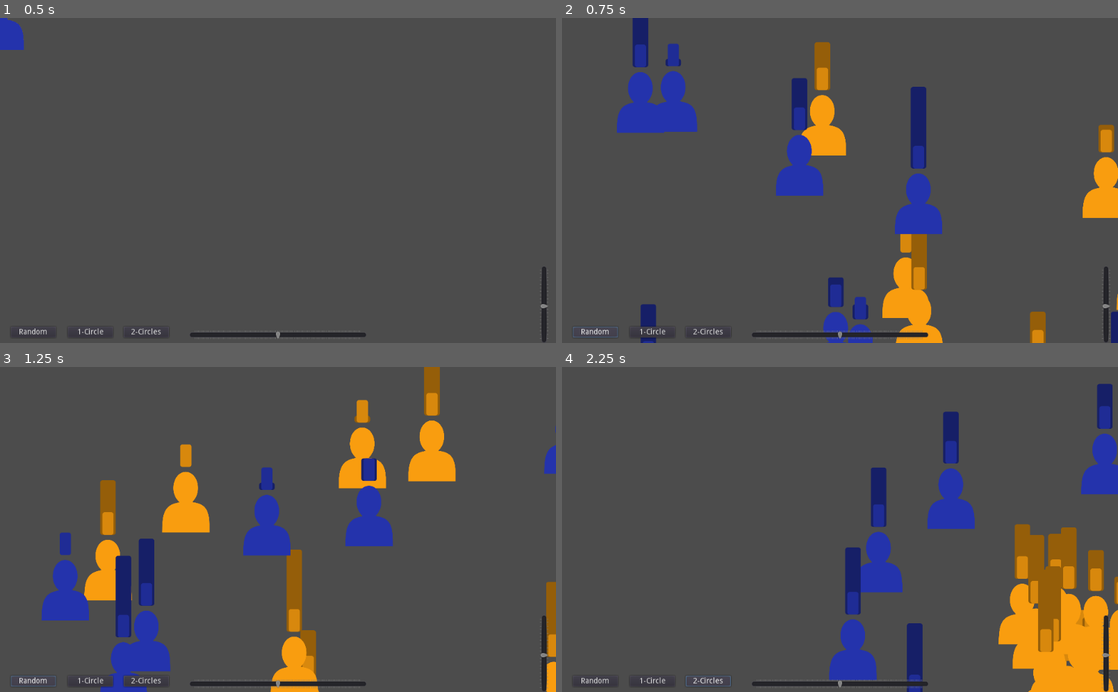
Above: before the commit, frames 1-4 (two rows, left to right).
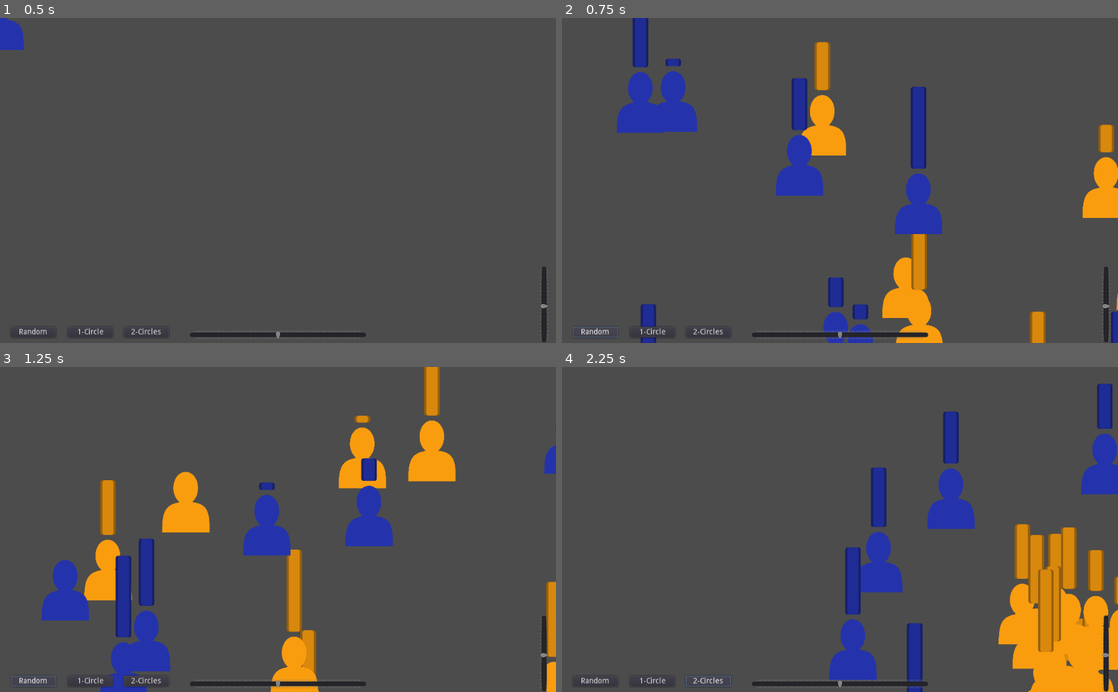
Above: after the commit, the same moments.

Repository: Maaack/Supply-and-Demand-Simulator
Game: Godot game, scene res://Scenes/Main/Main.tscn
Two runs of this game, one before a commit and one after it. Both use one fixed random seed, a clock stepped at 60 frames per second and the inputs below.
Inputs:
- Up to frame 1 (0.5 s): no input
- Up to frame 2 (0.75 s): click "Random" at 0.5 s
- Up to frame 3 (1.25 s): no input
- Up to frame 4 (2.25 s): click "1-Circle" at 1.25 s; click "2-Circles" at 2 s

Frame 1 is identical in both runs. In frame 2, 1.8% of the frame differs, in the area x 13-100%, y 0-100%; in frame 3, 2.2%; in frame 4, 2.7%, in the area x 51-100%, y 5-96%.

Commit message:
INIT-03: Starts the actual simulating. Adds current price point and updates after each transaction.

Diff:
--- a/Scenes/Characters/BaseCharacter.gd
+++ b/Scenes/Characters/BaseCharacter.gd
@@ -13,6 +13,7 @@
 
 var character_role : int
 var price_point : float
+var current_price_point : float
 var home_position : Vector2
 
 func set_home(position : Vector2):
@@ -35,6 +36,10 @@
 	price_point = value
 	basic_bar_ui.set_base(price_point)
 
+func set_current_price_point(value : float):
+	current_price_point = value
+	basic_bar_ui.set_current(current_price_point)
+
 func move_to(new_position : Vector2, time_to : float = 1.0):
 	if $Tween.is_active():
 		$Tween.stop_all()
--- a/Scenes/UI/BasicBar/DoubleBarUI/DoubleBarUI.gd
+++ b/Scenes/UI/BasicBar/DoubleBarUI/DoubleBarUI.gd
@@ -3,8 +3,8 @@
 
 onready var progress_bar_2_node = $Node2D/ProgressBar2
 
-func set_current(base : float):
-	progress_bar_2_node.value = base
+func set_current(current : float):
+	progress_bar_2_node.value = current
 
 func set_base_max(base_max : float):
 	progress_bar_node.max_value = base_max
--- a/Scenes/World2D/World2D.gd
+++ b/Scenes/World2D/World2D.gd
@@ -13,6 +13,7 @@
 var time_scale : float = 5.0
 var default_step_time : float = 1.0
 var character_control_counter : int = 0
+var buyer_seller_map : Dictionary = {}
 
 func get_time_to():
 	if time_scale == 0.0:
@@ -121,6 +122,7 @@
 			total = character_count - buyer_count
 		var amount : float = 100.0 * float(i) / float(total)
 		character.set_price_point(amount)
+		character.set_current_price_point(amount)
 		i += 1
 
 func _on_StartUpDelay_timeout():
@@ -144,10 +146,22 @@
 			var seller_count = character_count - buyer_count
 			var random_seller_i = randi() % seller_count + buyer_count
 			var random_seller = character_array[random_seller_i]
+			buyer_seller_map[current_character] = random_seller
 			var buy_position = get_buying_position(current_character, random_seller)
 			current_character.move_to(buy_position, get_time_to())
 		else:
+			if current_character in buyer_seller_map:
+				do_transaction(current_character, buyer_seller_map[current_character])
+				buyer_seller_map.erase(current_character)
 			current_character.go_home(get_time_to())
 	character_control_counter += 1
 	if character_control_counter >= get_buyer_count():
 		character_control_counter = 0
+
+func do_transaction(buyer : BaseCharacter, seller : BaseCharacter):
+	if buyer.current_price_point >= seller.current_price_point:
+		var avg : float = (buyer.current_price_point + seller.current_price_point) / 2.0
+		buyer.set_current_price_point(avg)
+		seller.set_current_price_point(avg)
+		return true
+	return false
